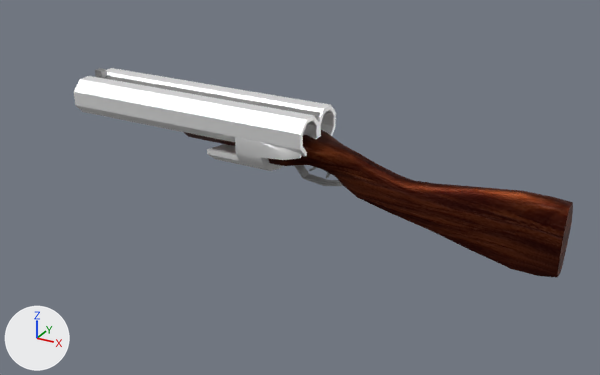
One commit to the Blender file blender/proj/shoga.blend: the scene before it, then after it.
Before and after are seen from a camera (50 mm lens) standing at (0.519, -0.92, 0.394) and looking at (0.032, -0.035, -0.049). The lights are fixed; the arrows at lower left show +X, +Y and +Z. The same objects are shown in both versions, whatever each file hides.

Names of what the first picture shows: 'barrels.001', 'handle.001'.
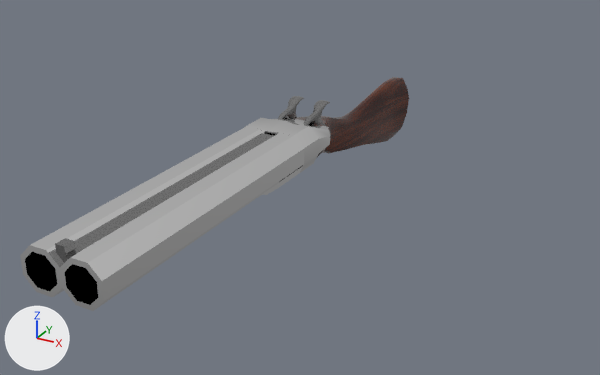
The change, as a list of edits to the scene's bpy script:
```text
Add img_shotgunmetalic_png:
    img_shotgunmetalic_png = load_image('shotgunMETALIC.png', '../../shogmare_unity/Assets/objects/shotgun/materials/shotgunMETALIC.png', 512, 512, 'sRGB')
Change mat_shotgunmat:
    add n3 = _N.new('ShaderNodeTexImage'); n3.name = 'Image Texture.002'
    add n3.image = img_shotgunmetalic_png
    add n4 = _N.new('ShaderNodeMath'); n4.name = 'Math'
    add n4.operation = 'SUBTRACT'
    add n4.inputs[0].default_value = 0.8  # 'Value'
    where n2 = _N.new('ShaderNodeBsdfPrincipled'); n2.name = 'Principled BSDF'
    remove n2.inputs[1].default_value = 0.675  # 'Metallic'
    remove n2.inputs[2].default_value = 0.456  # 'Roughness'
    n2.inputs[13].default_value: 0.0 -> 0.342  # 'Specular IOR Level'
    add _L.new(n3.outputs[1], n4.inputs[1])  # 'Alpha' to 'Value'
    add _L.new(n3.outputs[0], n2.inputs[1])  # 'Color' to 'Metallic'
    add _L.new(n4.outputs[0], n2.inputs[2])  # 'Value' to 'Roughness'
Change ob_handle_001:
    ob_handle_001.location: (0.0, 0.0, 0.0) -> (0.0, -0.0004, 0.007)
    ob_handle_001.rotation_euler: (0.0, 0.0, 0.0) -> (0.0, 0.00059, 1.571)  # degrees (0, 0, 0) -> degrees (0, 0, 90)
Change ob_barrels_001:
    ob_barrels_001.location: (0.0, 0.0, 0.0) -> (0.0, -0.0996, -0.0149)
    ob_barrels_001.rotation_euler: (0.0, 0.0, 0.0) -> (0.0, 0.00059, 1.571)  # degrees (0, 0, 0) -> degrees (0, 0, 90)
```

Boxes [x1, y1, x2, y2] around the edits, measured in the pictures (600 x 375 px):
'barrels.001', surface changed, moved, turned
    before: [74, 68, 336, 157]
    after: [20, 126, 304, 311]
'handle.001', surface changed, moved, turned
    before: [207, 128, 573, 278]
    after: [245, 77, 409, 195]
'hammerLeft.001', surface changed
    both: [304, 100, 330, 125]
'hummerRight.001', surface changed
    both: [278, 96, 304, 119]
